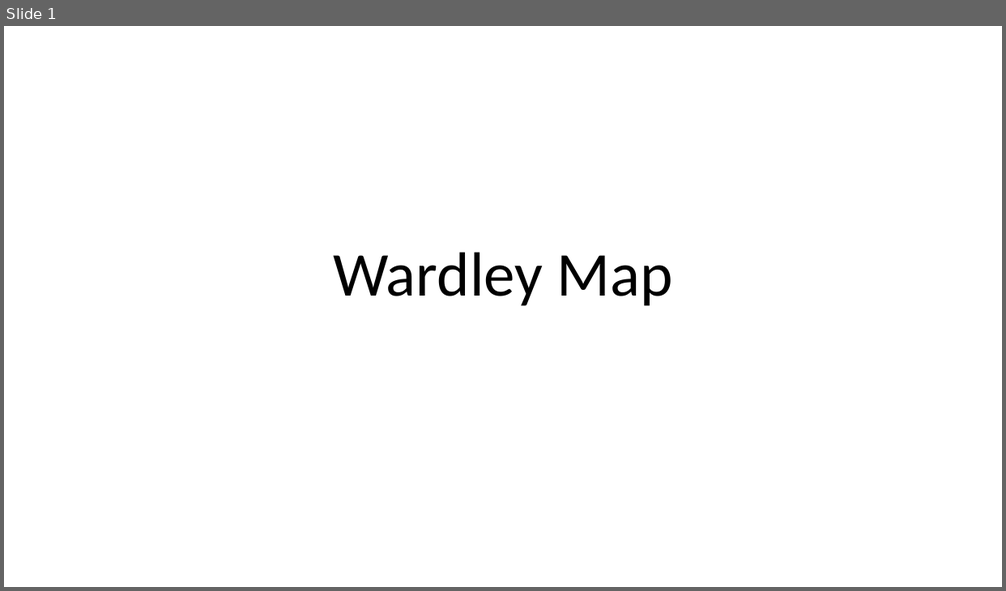
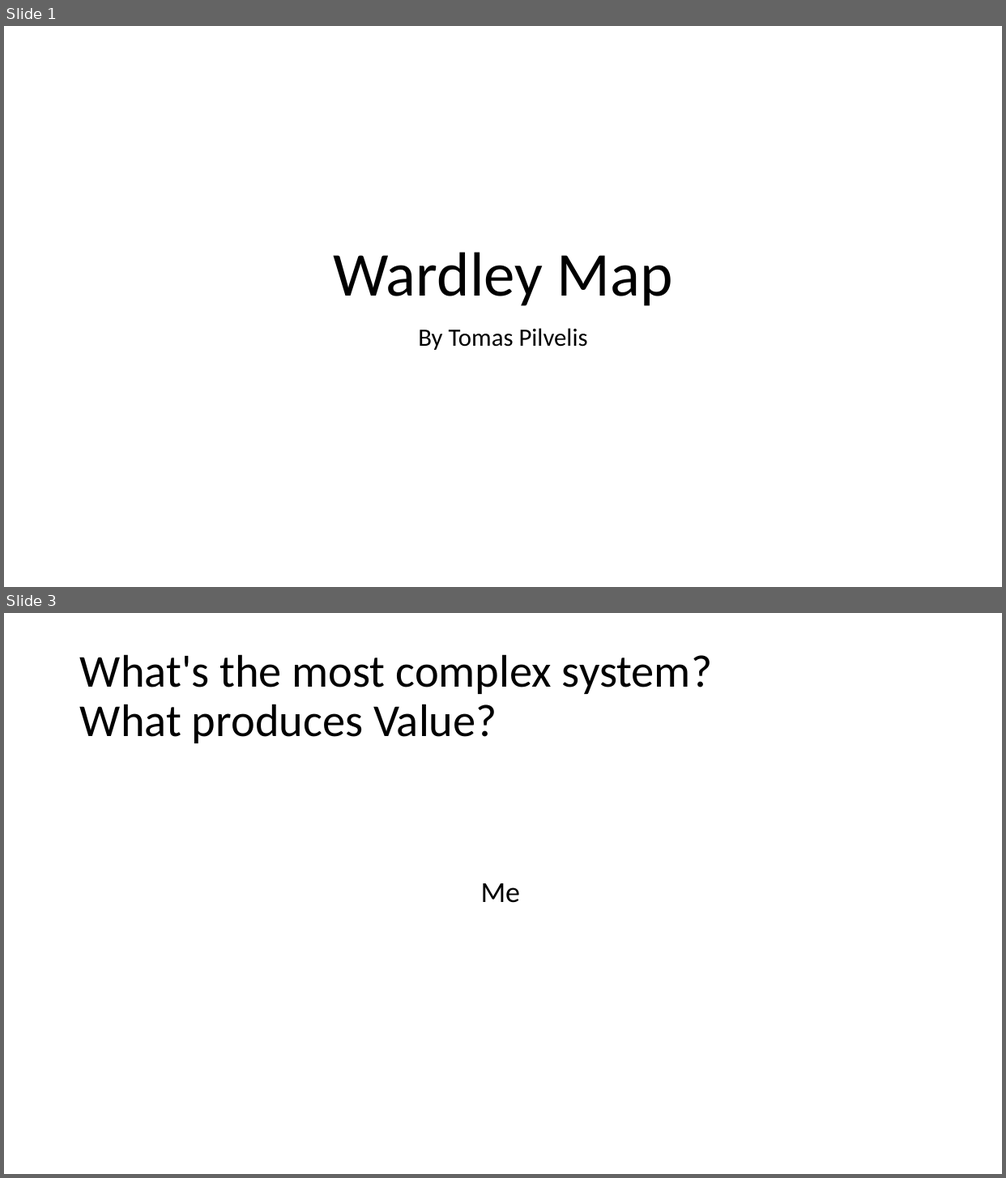
Before and after one commit to tpilvelis-gw/tomas-pilvelis-development-lead-application, a slide deck: wardley_map.pptx. Shown one above the other, each under a label of ours: slide 1 before the commit, slides 1 and 3 after it; the slides between them are not shown. The pictures are 1006x591 and 1006x1178 pixels, drawn with LibreOffice and Linux fonts; fonts in the diff are those of the drawing. Boxes give left, top, right and bottom in pixels: in the first picture for what was removed or moved away, otherwise in the second. Text is boxed around its words. In the diff, an @@ line names an element or a change of style, - is before the commit and + after.

```diff
--- a/wardley_map.pptx
+++ b/wardley_map.pptx
@@ slide 3 added at [4, 613, 1002, 1174], background #FFFFFF @@
@@ title added at [80, 654, 712, 743], 44 pt, text #000000 @@
+What's the most complex system?
+What produces Value?
@@ text added at [481, 884, 521, 903], 28 pt, text #000000 @@
+Me
@@ slide 1 changed as well @@
@@ subtitle added at [418, 328, 588, 350], 24 pt, text #000000 @@
+By Tomas Pilvelis
```
Also in this commit, not shown: 3 other slides added, 2 slides removed.
